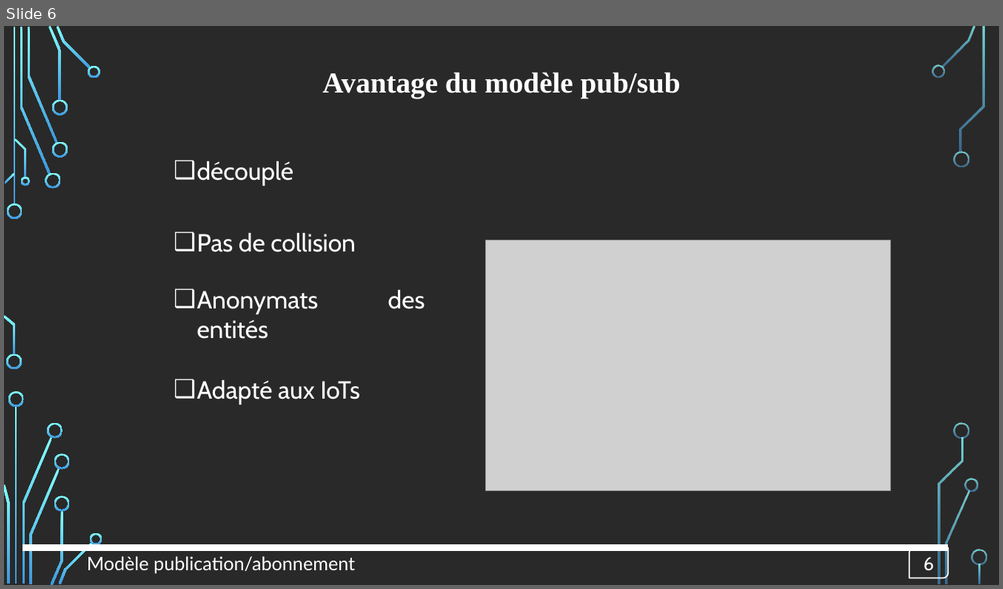
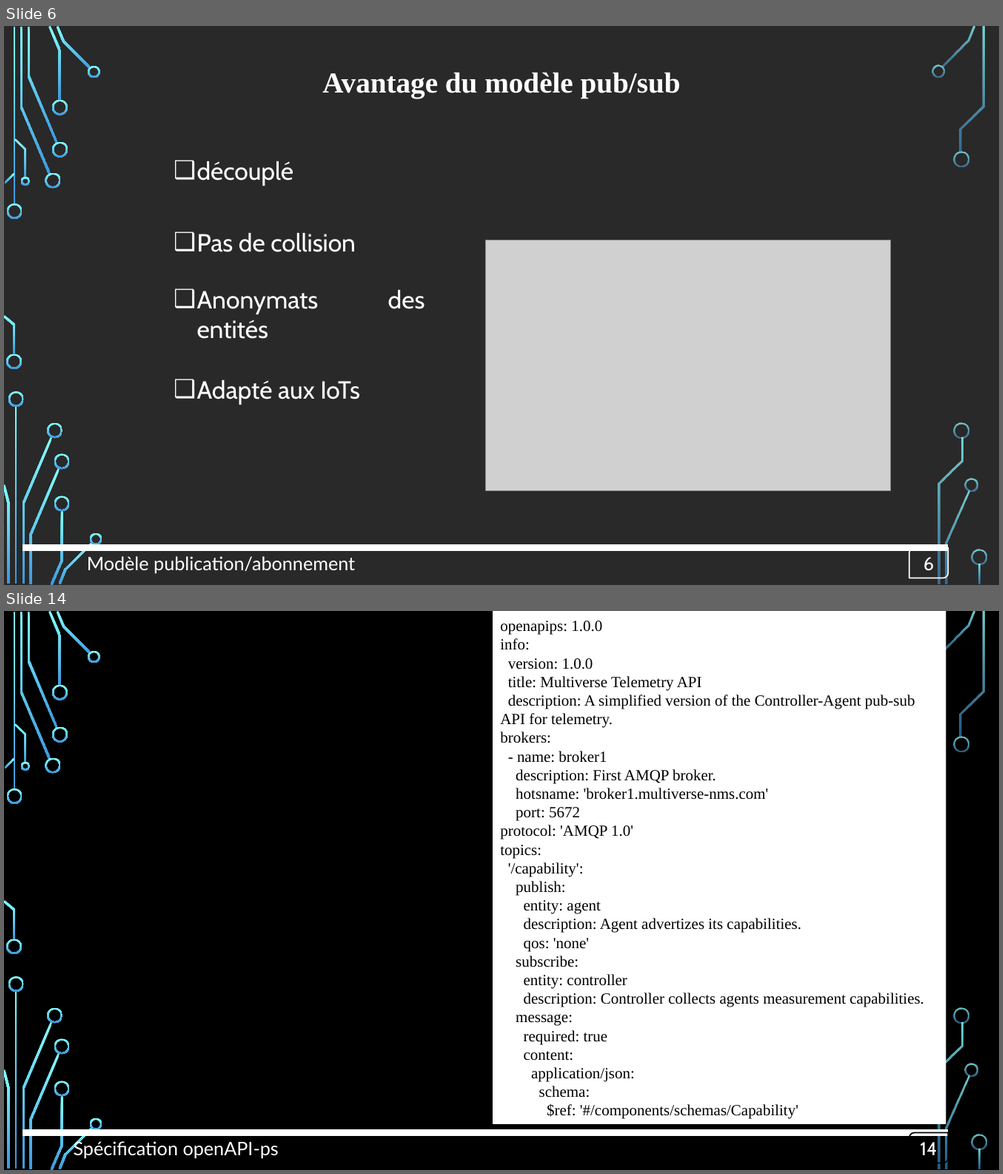
Before and after one commit to OA-Souleymane/MyGitHub-Files, a slide deck: Chapitres/mémoire/diapoMemoire.pptx. Shown one above the other, each under a label of ours: slide 6 before the commit, slides 6 and 14 after it; the slides between them are not shown. The pictures are 1003x589 and 1003x1174 pixels, drawn with LibreOffice and Linux fonts; fonts in the diff are those of the drawing; grey boxes stand for pictures; background and template pictures are left out. Boxes give left, top, right and bottom in pixels: in the first picture for what was removed or moved away, otherwise in the second. Text is boxed around its words. In the diff, an @@ line names an element or a change of style, - is before the commit and + after.

```diff
--- a/Chapitres/mémoire/diapoMemoire.pptx
+++ b/Chapitres/mémoire/diapoMemoire.pptx
@@ slide 14 added at (4, 611, 999, 1170), background picture (left out); not listed: 35 template elements that a slide beside it also shows @@
@@ rectangle added at (492, 611, 945, 1125), fill #FFFFFF, 15 pt, text #000000 @@
+openapips: 1.0.0
+info:
+version: 1.0.0
+title: Multiverse Telemetry API
+description: A simplified version of the Controller-Agent pub-sub API for telemetry.
+brokers:
+- name: broker1
+description: First AMQP broker.
+hotsname: 'broker1.multiverse-nms.com'
+port: 5672
+protocol: 'AMQP 1.0'
+topics:
+'/capability':
+publish:
+entity: agent
+description: Agent advertizes its capabilities.
+qos: 'none'
+subscribe:
+entity: controller
+description: Controller collects agents measurement capabilities.
+message:
+required: true
+content:
+application/json:
+schema:
+$ref: '#/components/schemas/Capability'
@@ text added at (102, 815, 451, 857), 28 pt, text #000000, bold @@
+Exemple de OpenAPI-PS
@@ line added from (22, 1133) to (948, 1133), #FFFFFF 6 pt @@
@@ text added at (74, 1139, 279, 1159), 18 pt, text #FFFFFF @@
+Spécification openAPI-ps
@@ round diag rect added at (909, 1133, 948, 1164), outline #000000 1.25 pt, 18 pt, text #FFFFFF @@
+14
```
Also in this commit, not shown: 12 slides changed, 1 other slide added, 2 slides removed, 3 other files.
